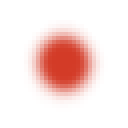
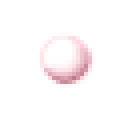
Revision of a layered 128x128 image; what changed, layer by layer:
added layer "Layer 2" above "Layer 1" over [36, 32, 96, 88]
hid "Layer 1" over [24, 20, 104, 108]
hid "Background", painted on it over [24, 20, 104, 108]
